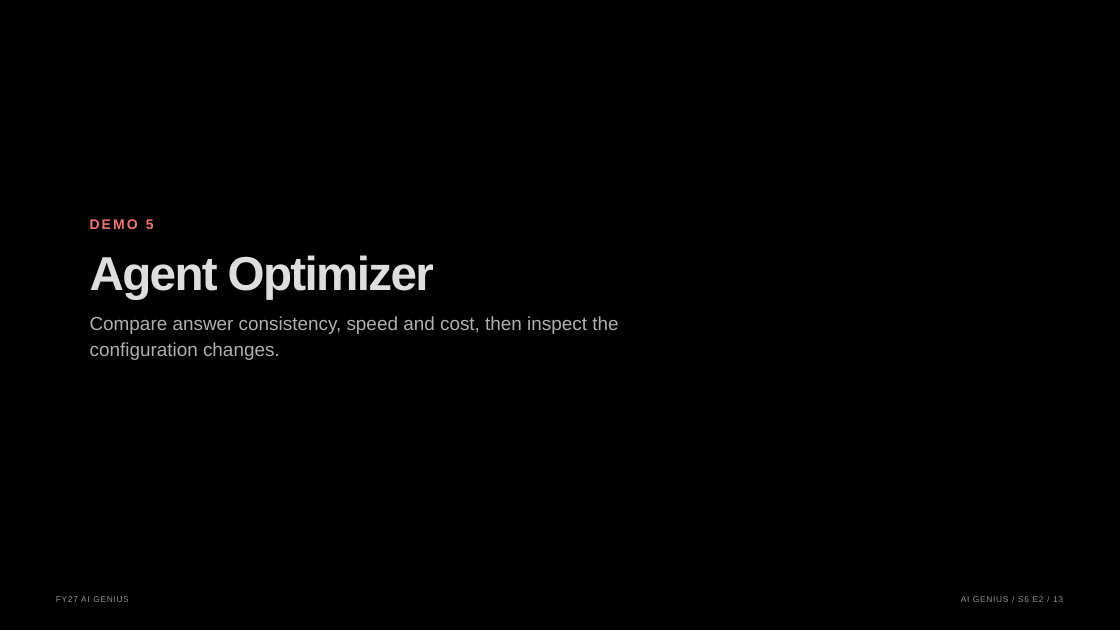
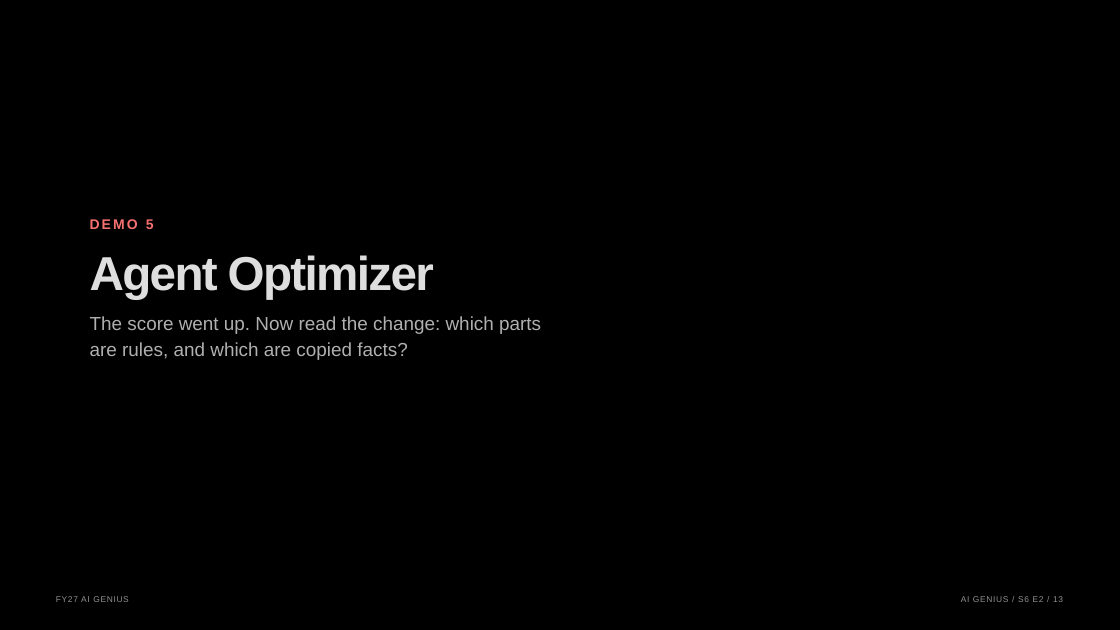
Before and after one commit to graemefoster/FoundryEvalsAndObservability, a slide deck: slide 13 of presentation/presentation.pptx. Drawn at 1120x630 pixels with LibreOffice and Linux fonts; fonts in the diff are those of the drawing; background and template pictures are left out. Boxes give left, top, right and bottom in pixels: in the first picture for what was removed or moved away, otherwise in the second. Text is boxed around its words. In the diff, an @@ line names an element or a change of style, - is before the commit and + after.

```diff
--- a/presentation/presentation.pptx
+++ b/presentation/presentation.pptx
@@ text at bbox=[90, 316, 541, 334]: text changed @@
-Compare answer consistency, speed and cost, then inspect the
+The score went up. Now read the change: which parts
@@ text at bbox=[90, 342, 407, 360]: text changed @@
-configuration changes.
+are rules, and which are copied facts?
```
Also in this commit, not shown: 4 other slides changed, 26 other files.
